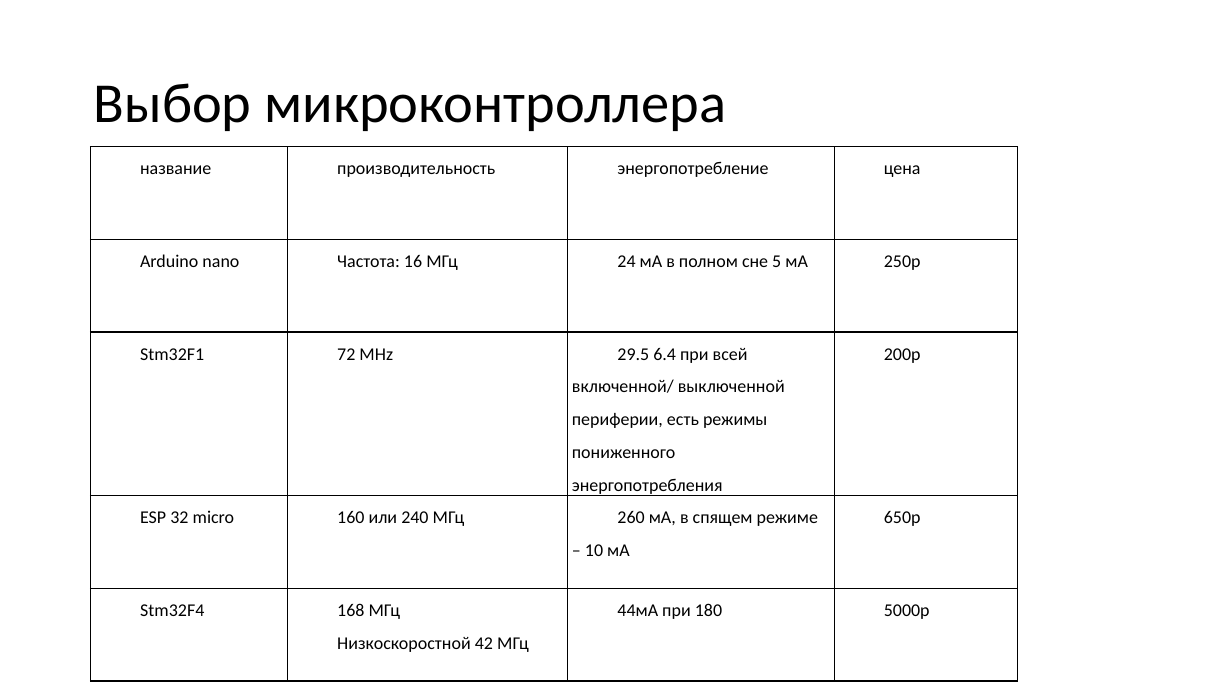
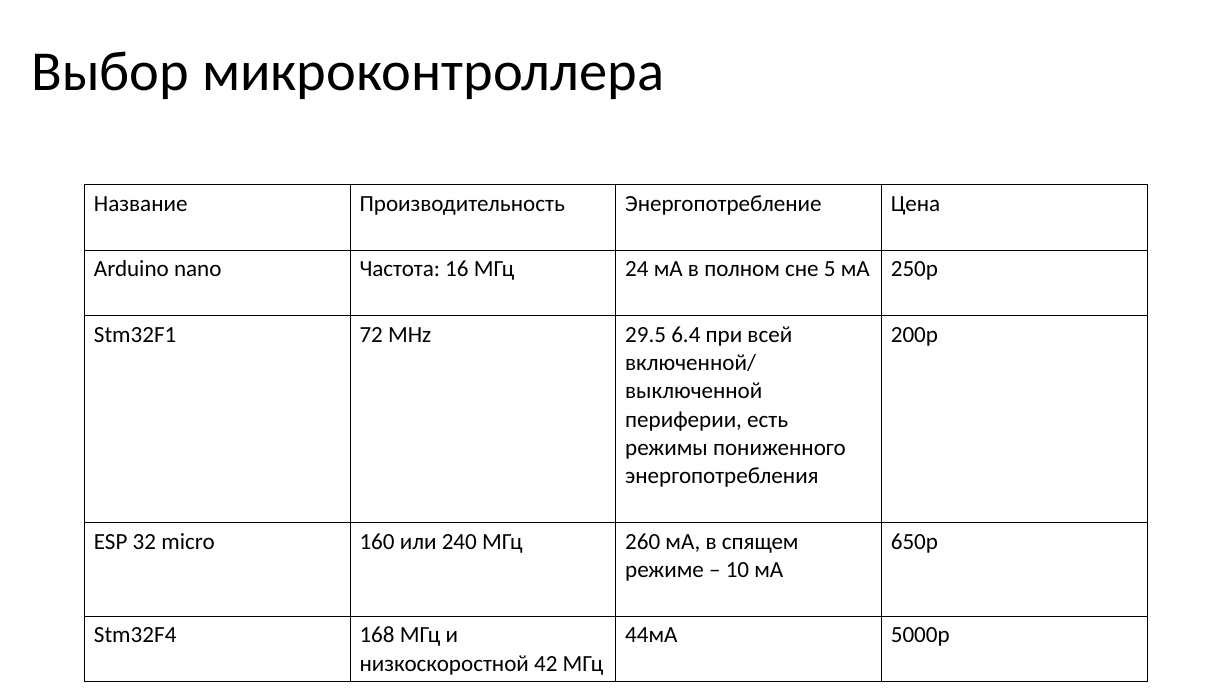
Before and after one commit to pepellsd/diplom, a slide deck: slide 8 of presentation.pptx. Drawn at 1232x693 pixels with LibreOffice and Linux fonts; fonts in the diff are those of the drawing. Boxes give left, top, right and bottom in pixels: in the first picture for what was removed or moved away, otherwise in the second. Text is boxed around its words. In the diff, an @@ line names an element or a change of style, - is before the commit and + after.

```diff
--- a/presentation.pptx
+++ b/presentation.pptx
@@ title "Выбор микроконтроллера": place and size @@
-title "Выбор микроконтроллера" at bbox=[94, 83, 726, 131]
+title "Выбор микроконтроллера" at bbox=[32, 51, 664, 99]
@@ table at bbox=[85, 185, 1150, 679] @@
-row 1: название | производительность | энергопотребление | цена
+row 1: Название | Производительность | Энергопотребление | Цена
-row 5, column 2: 168 МГц / Низкоскоростной 42 МГц
+row 5, column 2: 168 МГц и низкоскоростной 42 МГц
-row 5, column 3: 44мА при 180
+row 5, column 3: 44мА
@@ size 14 to 18 pt in "Arduino nano", "Частота: 16 МГц", "24 мА в полном сне 5 мА", "250р" and 10 more places @@
@@ indent changed @@
@@ line spacing 1.5 to 1 @@
@@ table: place and size @@
-table at bbox=[91, 147, 1017, 679]
+table at bbox=[85, 185, 1150, 679]
```
Also in this commit, not shown: 6 other slides changed, 3 slides added, 4 slides removed.
